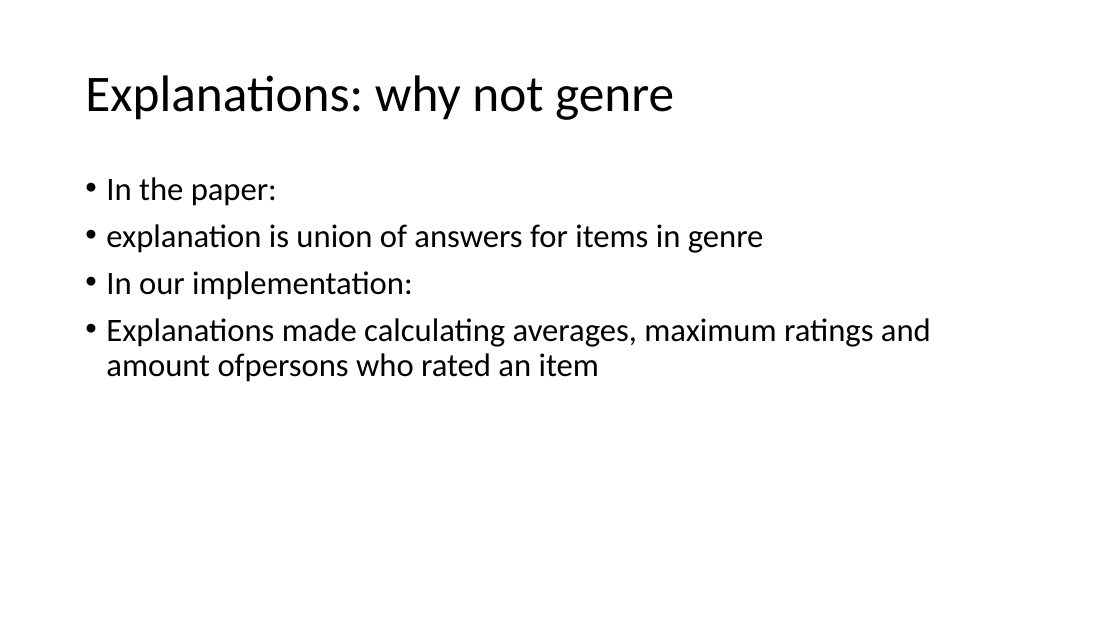
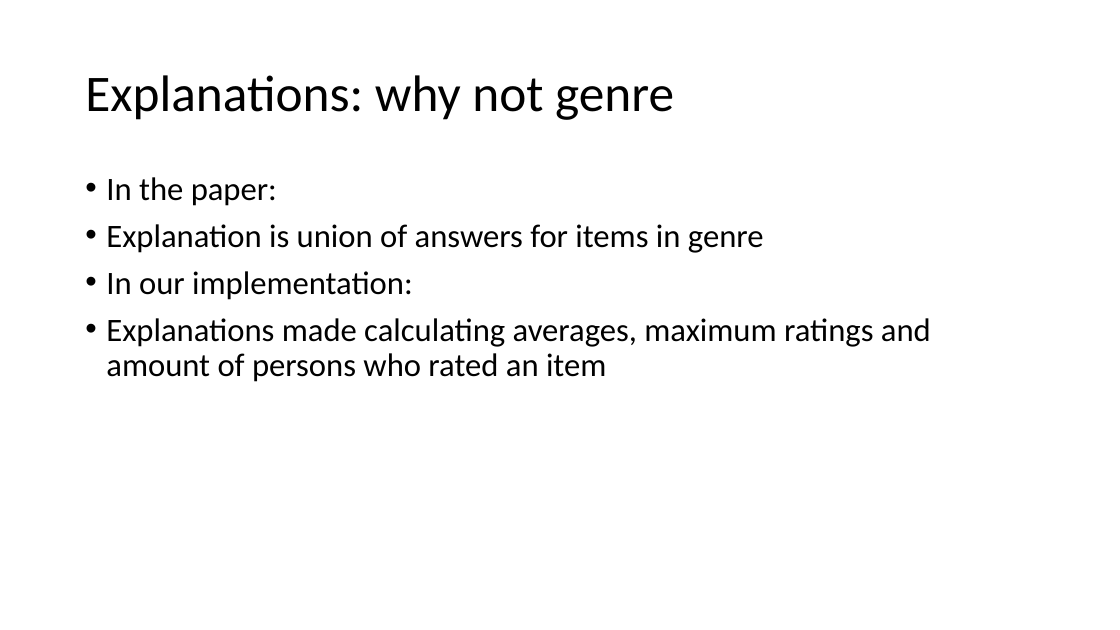
Before and after one commit to Tuumis/recommendeSystems, a slide deck: slide 4 of Explanations.pptx (slide 3 before the commit). Drawn at 1120x630 pixels with LibreOffice and Linux fonts; fonts in the diff are those of the drawing. Boxes give left, top, right and bottom in pixels: in the first picture for what was removed or moved away, otherwise in the second. Text is boxed around its words. In the diff, an @@ line names an element or a change of style, - is before the commit and + after.

Commit message:
added slide

```diff
--- a/Explanations.pptx
+++ b/Explanations.pptx
@@ text at [106,224,764,253]: text changed @@
-• explanation is union of answers for items in genre
+• Explanation is union of answers for items in genre
@@ text at [106,318,931,382]: spaces changed @@
-• Explanations made calculating averages, maximum ratings and amount ofpersons who rated an item
+• Explanations made calculating averages, maximum ratings and amount of persons who rated an item
```
Also in this commit, not shown: 1 slide added.
